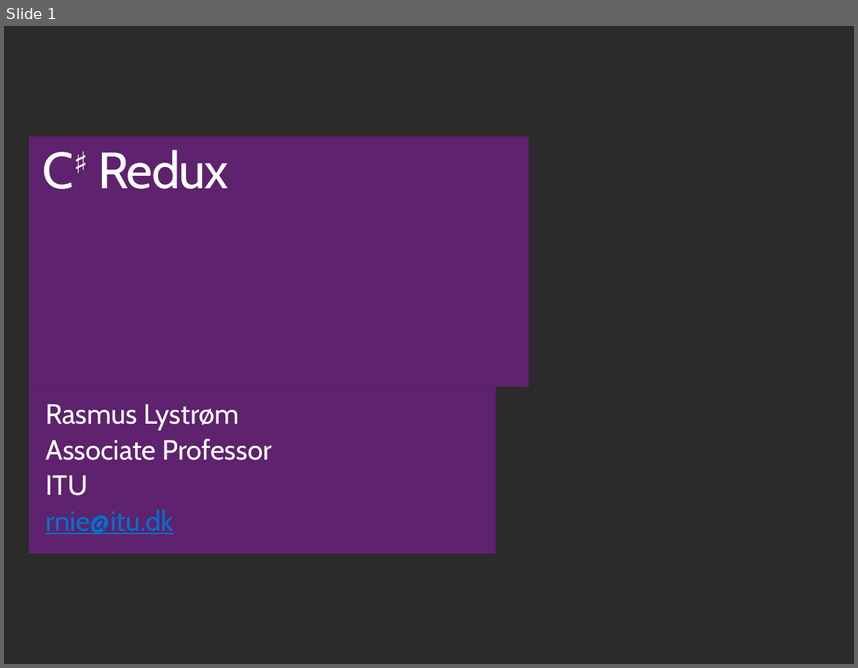
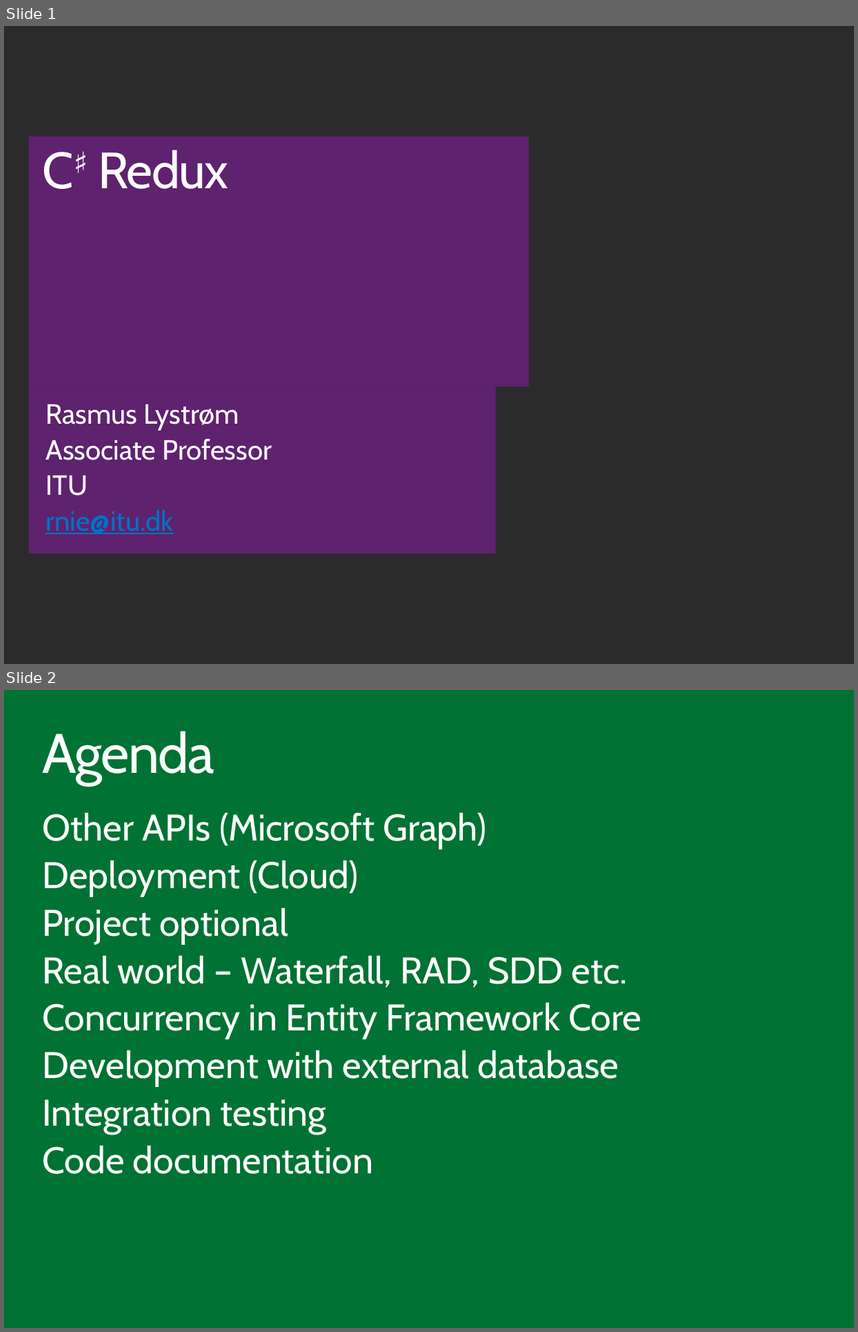
Before and after one commit to ondfisk/BDSA2018, a slide deck: Slides/Lecture11 - CSharp Redux.pptx. Shown one above the other, each under a label of ours: slide 1 before the commit, slides 1 and 2 after it. The pictures are 858x668 and 858x1332 pixels, drawn with LibreOffice and Linux fonts; fonts in the diff are those of the drawing; background and template pictures are left out; a plain dark background stands for a picture behind light text. Boxes give left, top, right and bottom in pixels: in the first picture for what was removed or moved away, otherwise in the second. Text is boxed around its words. In the diff, an @@ line names an element or a change of style, - is before the commit and + after.

Commit message:
Concurrency example in EF Core added

```diff
--- a/Slides/Lecture11 - CSharp Redux.pptx
+++ b/Slides/Lecture11 - CSharp Redux.pptx
@@ slide 2 added at box(4, 690, 854, 1328), background #007233 @@
@@ title added at box(42, 731, 214, 785), 48 pt, text #FFFFFF @@
+Agenda
@@ text added at box(43, 812, 642, 1174), 32 pt, text #FFFFFF @@
+Other APIs (Microsoft Graph)
+Deployment (Cloud)
+Project optional
+Real world – Waterfall, RAD, SDD etc.
+Concurrency in Entity Framework Core
+Development with external database
+Integration testing
+Code documentation
```
Also in this commit, not shown: 9 other slides added, 1 slide removed, 52 other files.
